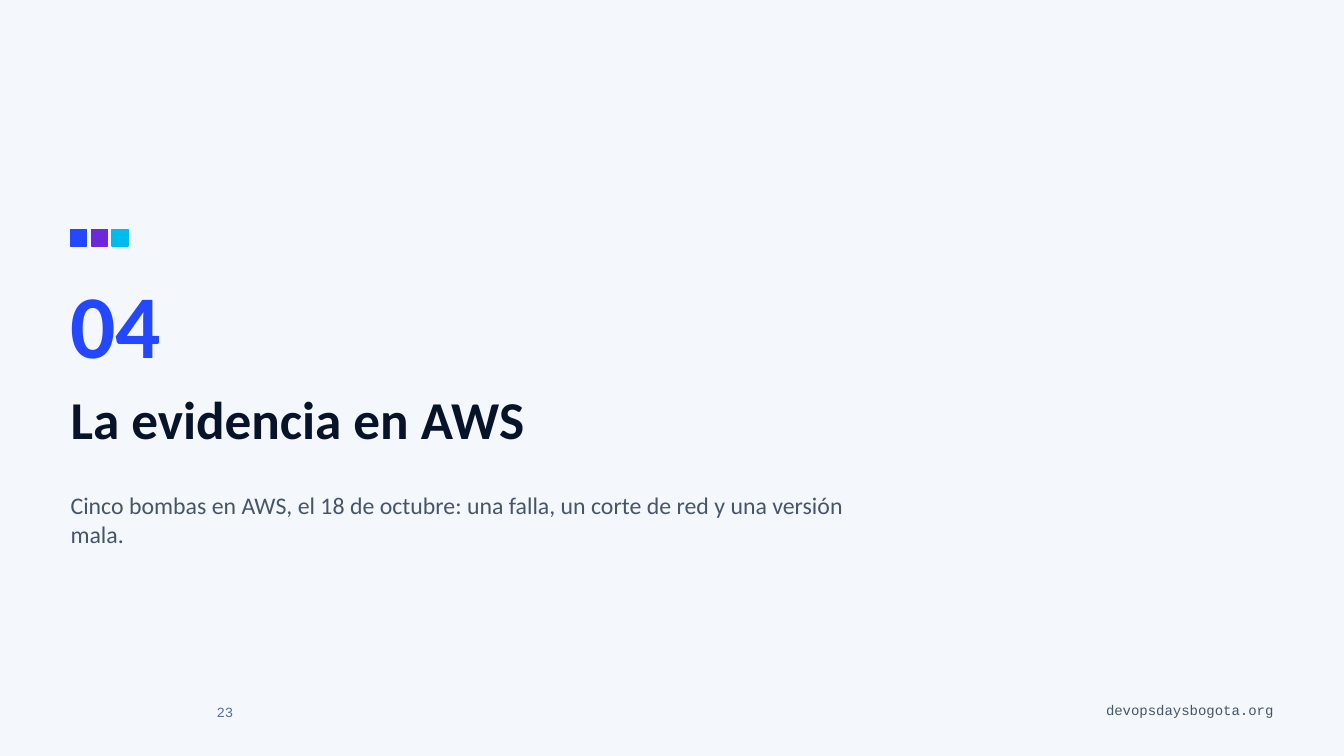
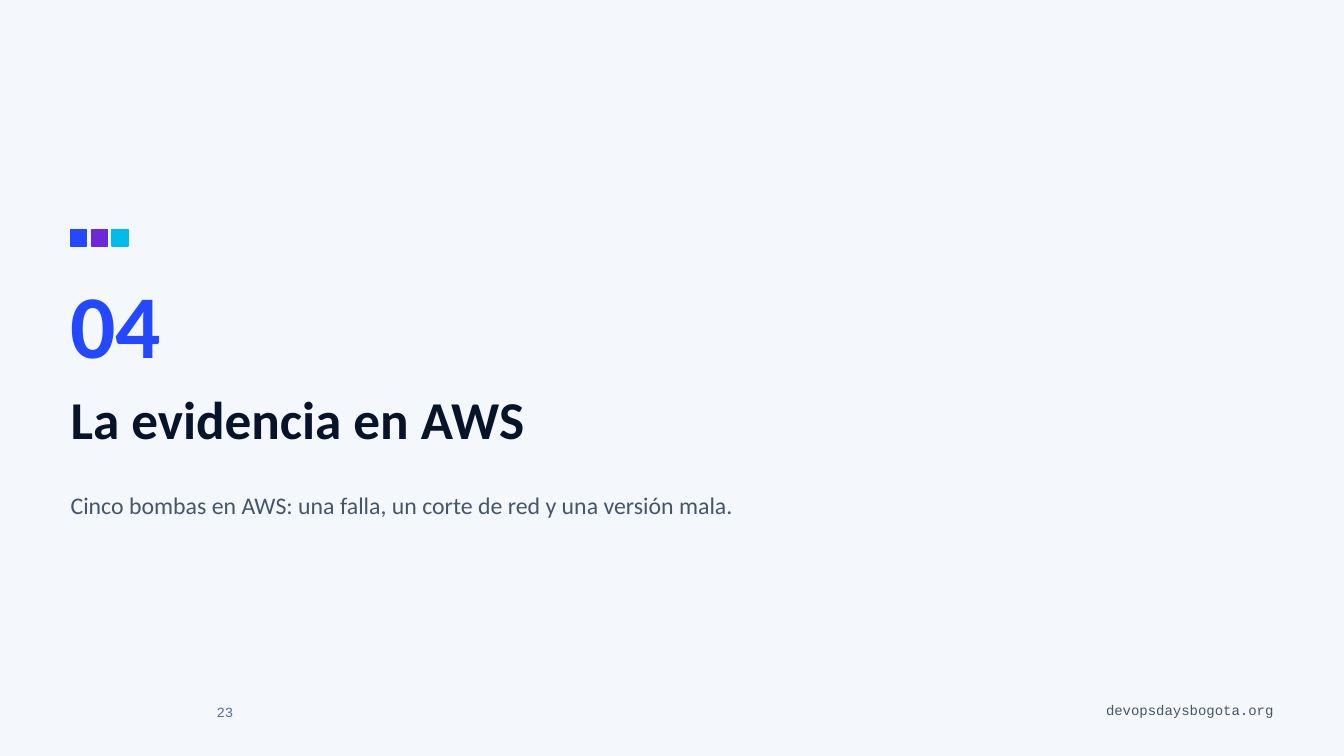
Before and after one commit to alejandro945/mlops-a-ciegas, a slide deck: slide 23 of talk/MLOps-a-ciegas-DevOpsDays-Bogota-2026.pptx. Drawn at 1344x756 pixels with LibreOffice and Linux fonts; fonts in the diff are those of the drawing; background and template pictures are left out. Boxes give left, top, right and bottom in pixels: in the first picture for what was removed or moved away, otherwise in the second. Text is boxed around its words. In the diff, an @@ line names an element or a change of style, - is before the commit and + after.

```diff
--- a/talk/MLOps-a-ciegas-DevOpsDays-Bogota-2026.pptx
+++ b/talk/MLOps-a-ciegas-DevOpsDays-Bogota-2026.pptx
@@ text at <box>71,497,732,518</box>: text changed @@
-Cinco bombas en AWS, el 18 de octubre: una falla, un corte de red y una versión mala.
+Cinco bombas en AWS: una falla, un corte de red y una versión mala.
```
Also in this commit, not shown: 2 other files.
